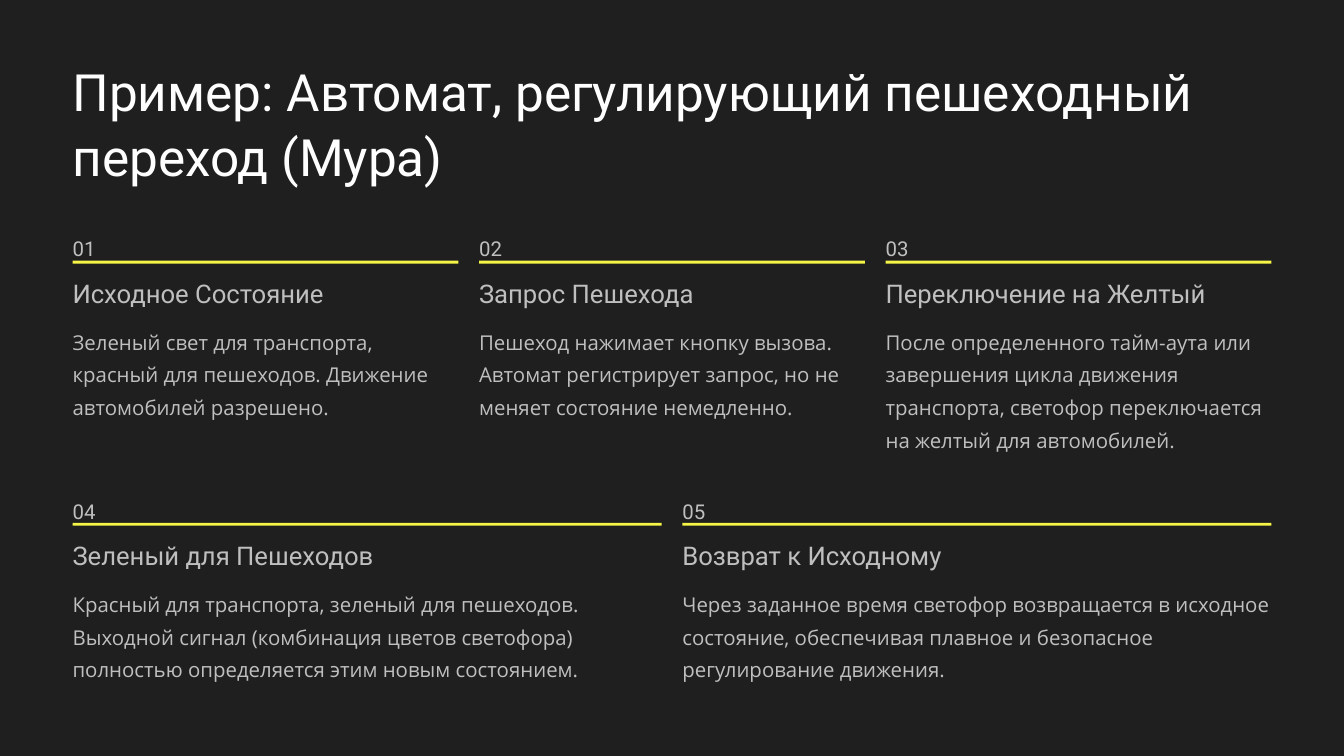
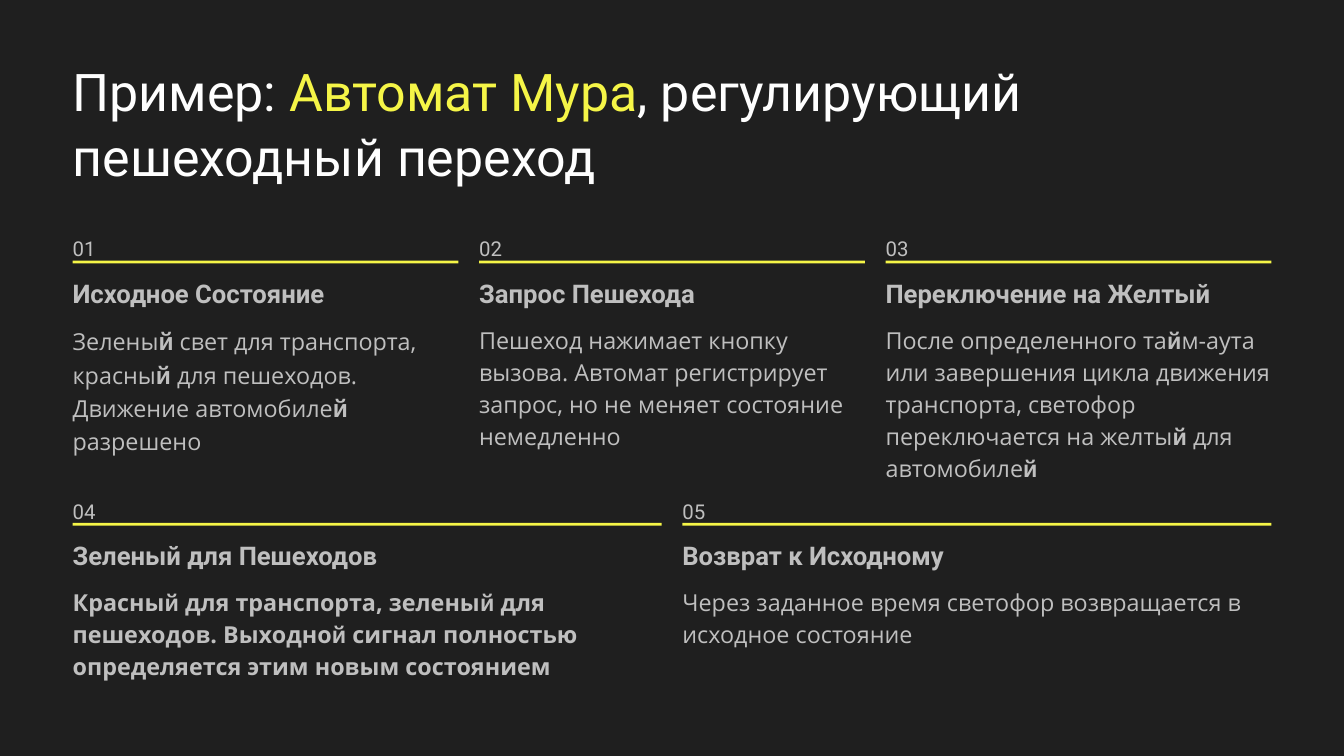
Before and after one commit to Astolfo-femboy-UwU/urban-octo-barnacle, a slide deck: slide 7 of Вычислительная техника/Автоматы Мура и Мили.pptx. Drawn at 1344x756 pixels with LibreOffice and Linux fonts; fonts in the diff are those of the drawing; background and template pictures are left out. Boxes give left, top, right and bottom in pixels: in the first picture for what was removed or moved away, otherwise in the second. Text is boxed around its words. In the diff, an @@ line names an element or a change of style, - is before the commit and + after.

```diff
--- a/Вычислительная техника/Автоматы Мура и Мили.pptx
+++ b/Вычислительная техника/Автоматы Мура и Мили.pptx
@@ text at bbox=[73, 73, 1022, 187]: text changed; size 44 to 44.5 pt @@
-Пример: Автомат, регулирующий пешеходный переход (Мура)
+Пример: Автомат Мура, регулирующий пешеходный переход
@@ text at bbox=[73, 337, 416, 456]: text changed; size 17.5 to 20 pt @@
-Зеленый свет для транспорта, красный для пешеходов. Движение автомобилей разрешено.
+Зеленый свет для транспорта, красный для пешеходов. Движение автомобилей разрешено
@@ text at bbox=[479, 332, 843, 450]: text changed; size 17.5 to 20 pt @@
-Пешеход нажимает кнопку вызова. Автомат регистрирует запрос, но не меняет состояние немедленно.
+Пешеход нажимает кнопку вызова. Автомат регистрирует запрос, но не меняет состояние немедленно
@@ text at bbox=[886, 331, 1270, 477]: text changed; size 17.5 to 20 pt @@
-После определенного тайм-аута или завершения цикла движения транспорта, светофор переключается на желтый для автомобилей.
+После определенного тайм-аута или завершения цикла движения транспорта, светофор переключается на желтый для автомобилей
@@ bold on in 5 elements at bbox=[886, 284, 1210, 308], bbox=[479, 284, 695, 308], bbox=[73, 284, 324, 307], bbox=[73, 546, 377, 569], bbox=[682, 547, 944, 571] @@
@@ text at bbox=[73, 593, 577, 681]: text changed; size 17.5 to 20 pt; bold on @@
-Красный для транспорта, зеленый для пешеходов. Выходной сигнал (комбинация цветов светофора) полностью определяется этим новым состоянием.
+Красный для транспорта, зеленый для пешеходов. Выходной сигнал полностью определяется этим новым состоянием
@@ text at bbox=[682, 593, 1241, 648]: text changed; size 17.5 to 20 pt @@
-Через заданное время светофор возвращается в исходное состояние, обеспечивая плавное и безопасное регулирование движения.
+Через заданное время светофор возвращается в исходное состояние
```
Also in this commit, not shown: 7 other slides changed, 1 slide added, 1 slide removed, 1 other file.
